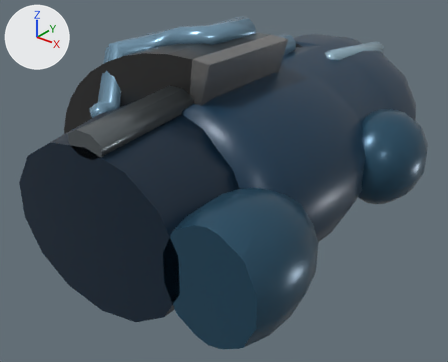
A saved change to the glTF model public/models/enemies/newsh-caret-16.glb.
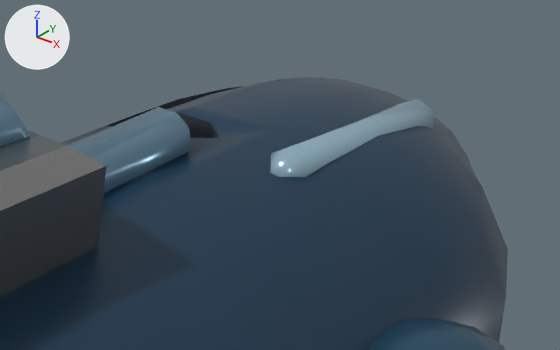
Each version is shown whole from a 50 mm lens placed at (1.65, -2.38, 1.15), pointed at (-0.04, -0.27, -0.17), then close up from a 50 mm lens placed at (1.03, -0.79, 1.0), pointed at (0.1, 0.36, 0.28). The axes (+X, +Y, +Z) are drawn at upper left. The lights are the same throughout. The last two pictures show the newer version. Vertices at exactly the same position are counted once.

In view in the first close-up: 'newsh-caret-16'.
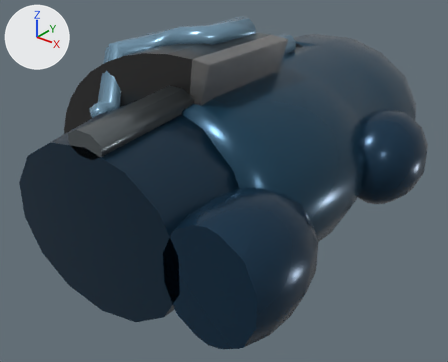
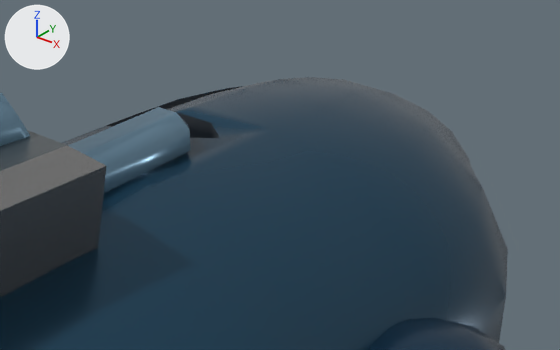
Patch to the scene script:
```diff
--- a/public/models/enemies/newsh-caret-16.glb.py
+++ b/public/models/enemies/newsh-caret-16.glb.py
@@ mat_pal_53_nshc54 @@
+mat_pal_53_nshc54 = principled_material('pal_53_nshc54')
+mat_pal_53_nshc54.base_color = (0.00518, 0.0296, 0.0595)  # dark blue #103045
+mat_pal_53_nshc54.metallic = 0.45
+mat_pal_53_nshc54.roughness = 0.32
@@ mat_pal_55_nshc54 @@
+mat_pal_55_nshc54 = principled_material('pal_55_nshc54')
+mat_pal_55_nshc54.base_color = (0.0116, 0.0595, 0.109)  # dark blue #1c455d
+mat_pal_55_nshc54.metallic = 0.5
+mat_pal_55_nshc54.roughness = 0.25
@@ me_newsh_caret_16 @@
 # used by ob_newsh_caret_16; location = (0.0, 0.0, 0.0)
-me_newsh_caret_16.from_pydata(...)  # 681 vertices, 1330 faces; spans x -0.66..0.83, y -1.17..1.17, z -0.42..0.62
-me_newsh_caret_16.materials.append(mat_pal_52_nshc54)  # dark blue #082438
+me_newsh_caret_16.from_pydata(...)  # 667 vertices, 1306 faces; spans x -0.66..0.83, y -1.17..1.17, z -0.42..0.62
+# me_newsh_caret_16 part 1: the loose piece of 14 vertices spanning x 0.17..0.27, y 0.16..0.83, z 0.28..0.42 is deleted
+# me_newsh_caret_16 part 2: 478 faces spanning x -0.49..0.64, y -0.85..1.17, z -0.42..0.42 switch from mat_pal_54_nshc54 (dark blue #143851) to mat_pal_55_nshc54 (dark blue #1c455d)
+# me_newsh_caret_16 part 3: 332 faces spanning x 0.4..0.83, y -1.17..0.37, z -0.25..0.25 switch from mat_pal_56_nshc54 (dark blue #285169) to mat_pal_54_nshc54 (dark blue #143851)
 me_newsh_caret_16.materials.append(mat_pal_60_nshc54)
@@ me_newsh_caret_16 @@
 me_newsh_caret_16.materials.append(mat_pal_10_nshc54)
-me_newsh_caret_16.materials.append(mat_pal_61_nshc54)  # blue #9abacb
+me_newsh_caret_16.materials.append(mat_pal_53_nshc54)  # dark blue #103045
```

Changed parts and their boxes [x1, y1, x2, y2] in the close-ups (560 x 350 px):
part 1 of me_newsh_caret_16, deleted (blue)
    before: [270, 99, 434, 177]
part 2 of me_newsh_caret_16, edited (looks the same)
    both: [0, 77, 508, 350]
part 3 of me_newsh_caret_16, recoloured
    both: [368, 317, 506, 350]
